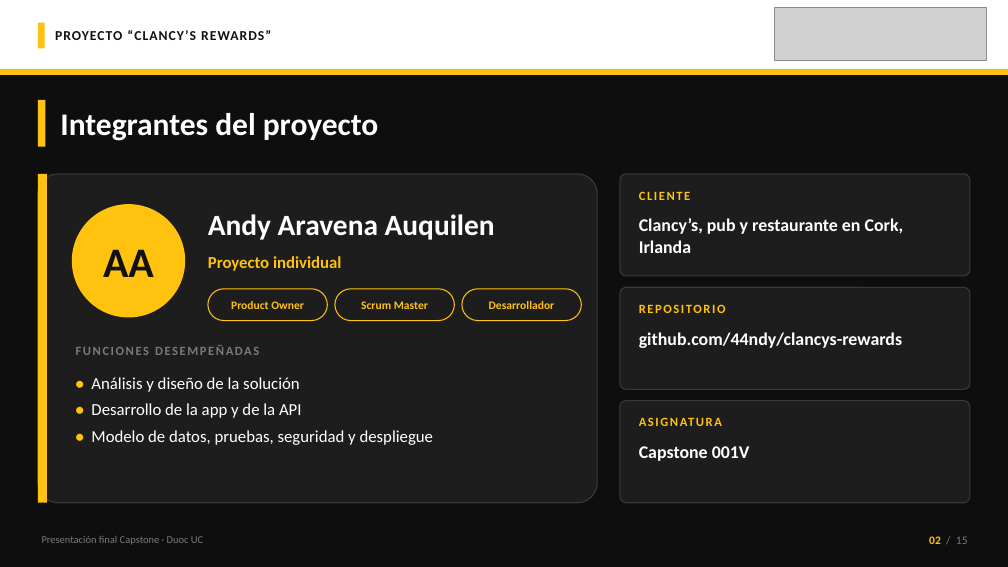
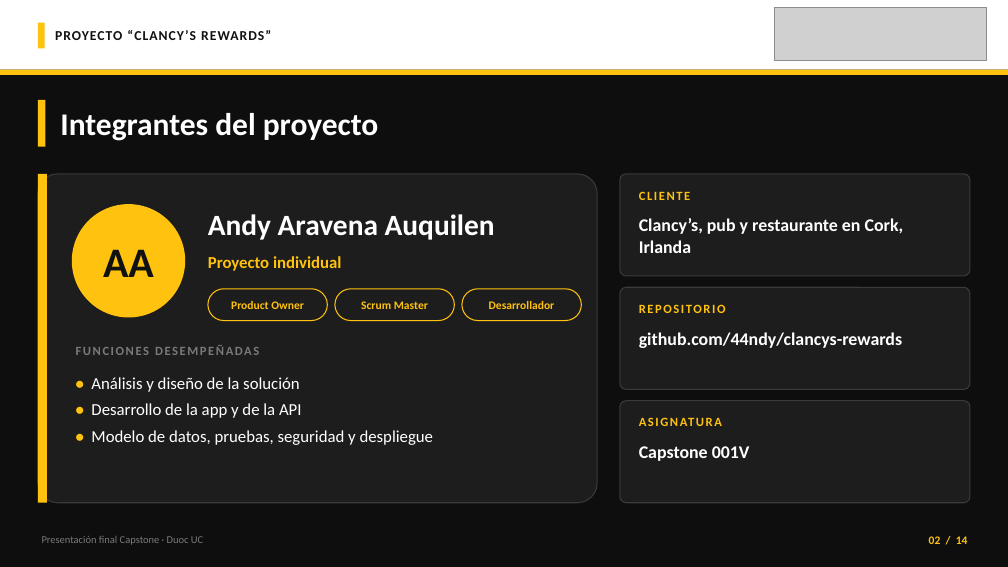
Before and after one commit to 44ndy/clancys-rewards, a slide deck: slide 2 of Fase 3/Evidencias Grupales/Presentación Final del proyecto (Español).pptx. Drawn at 1008x567 pixels with LibreOffice and Linux fonts; fonts in the diff are those of the drawing; grey boxes stand for pictures. Boxes give left, top, right and bottom in pixels: in the first picture for what was removed or moved away, otherwise in the second. Text is boxed around its words. In the diff, an @@ line names an element or a change of style, - is before the commit and + after.

```diff
--- a/Fase 3/Evidencias Grupales/Presentación Final del proyecto (Español).pptx
+++ b/Fase 3/Evidencias Grupales/Presentación Final del proyecto (Español).pptx
@@ text at (929, 536, 968, 544): text changed; text colour #7A7A7A to #FFC20E; bold on @@
-02 / 15
+02 / 14
```
Also in this commit, not shown: 11 other slides changed, 1 slide removed, 1 other file.
